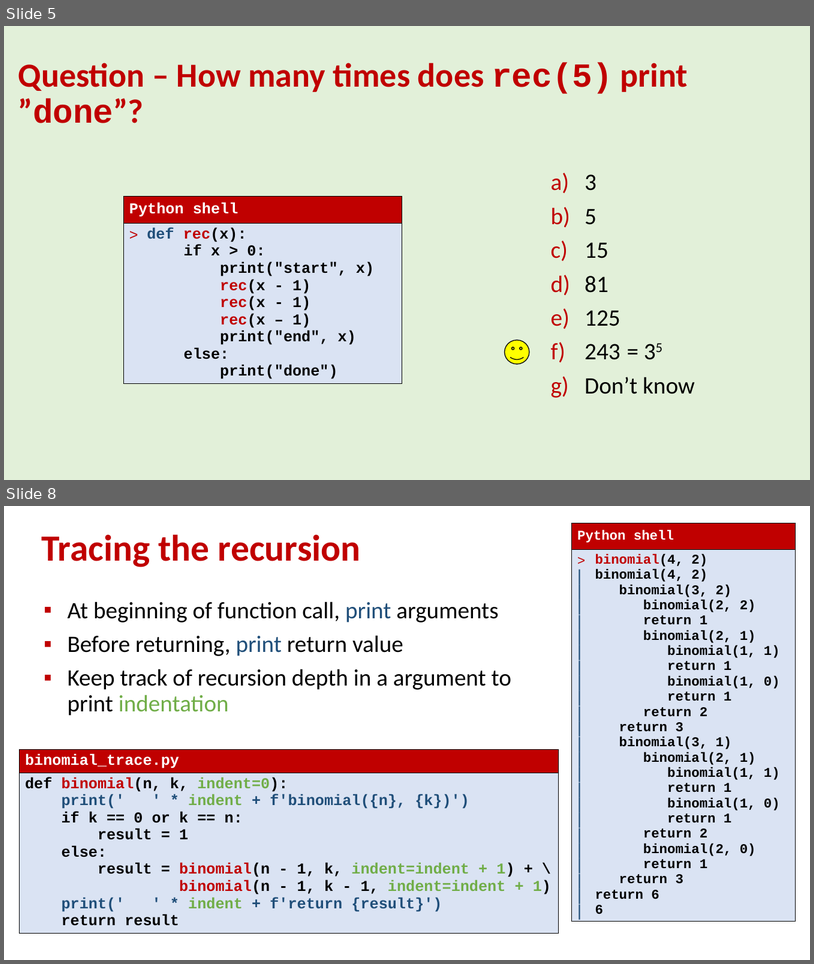
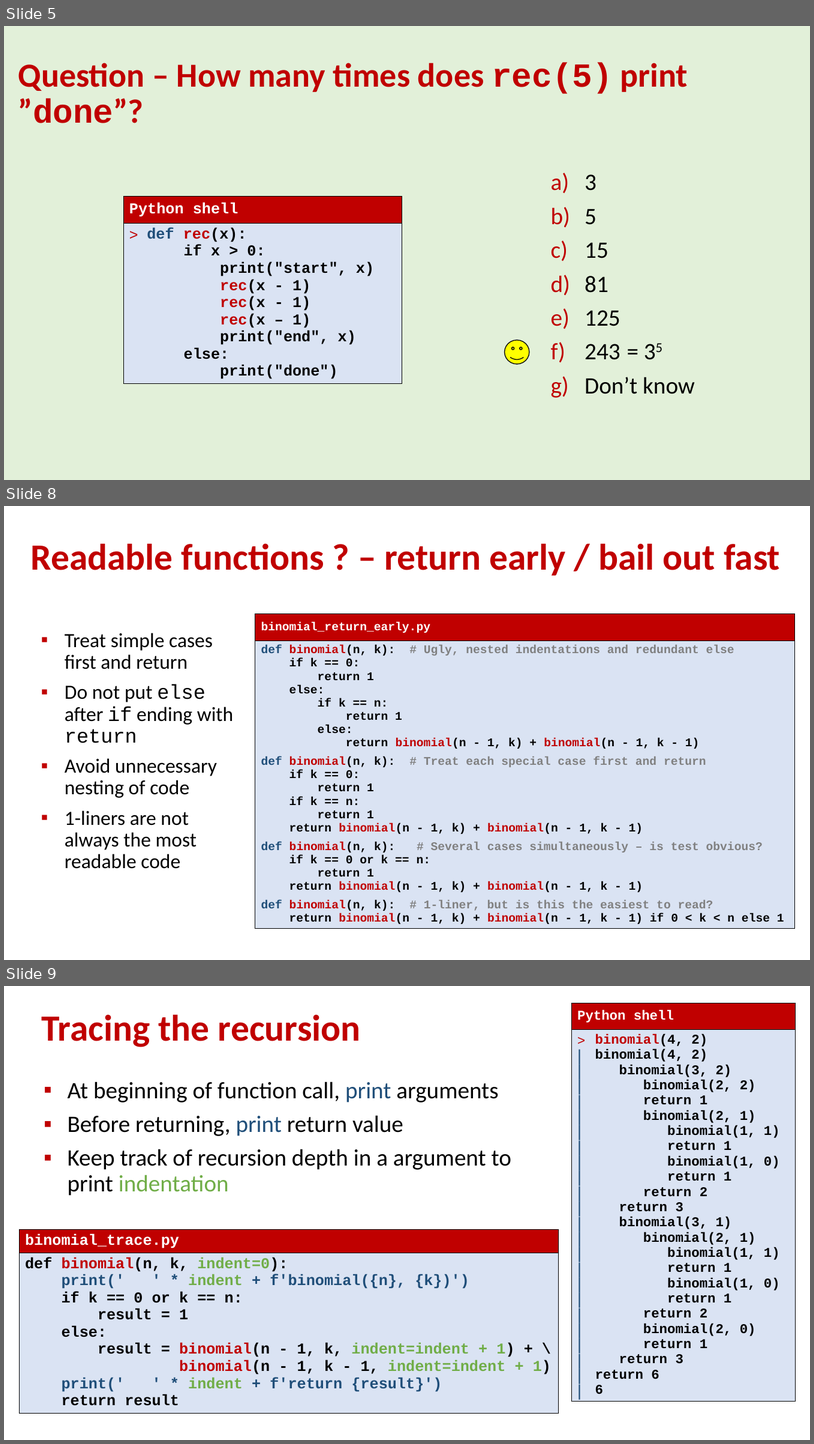
Before and after one commit to gsbrodal/gsbrodal.github.io, a slide deck: ipsa/slides/recursion.pptx. Shown one above the other, each under a label of ours: slides 5 and 8 before the commit, slides 5, 8 and 9 after it; the slides between them are not shown. The pictures are 814x964 and 814x1444 pixels, drawn with LibreOffice and Linux fonts; fonts in the diff are those of the drawing. Boxes give left, top, right and bottom in pixels: in the first picture for what was removed or moved away, otherwise in the second. Text is boxed around its words. In the diff, an @@ line names an element or a change of style, - is before the commit and + after.

Commit message:
bail out early

```diff
--- a/ipsa/slides/recursion.pptx
+++ b/ipsa/slides/recursion.pptx
@@ slide 8 added at box(4, 506, 810, 960), background #FFFFFF @@
@@ title added at box(30, 543, 780, 576), 44 pt, text #C00000, bold @@
+Readable functions ? – return early / bail out fast
@@ table added at box(255, 613, 795, 944), 2 rows, 1 columns @@
+binomial_return_early.py
+def binomial(n, k): # Ugly, nested indentations and redundant else / if k == 0: / return 1 / else: / if k == n: / return 1 / else: / return binomial(n - 1, k) + binomial(n - 1, k - 1) / def binomial(n, k): # Treat each special case first and return / if k == 0: / return 1 / if k == n: / return 1 / return binomial(n - 1, k) + binomial(n - 1, k - 1) / def binomial(n, k): # Several cases simultaneously – is test obvious? / if k == 0 or k == n: / return 1 / return binomial(n - 1, k) + binomial(n - 1, k - 1) / def binomial(n, k): # 1-liner, but is this the easiest to read? / return binomial(n - 1, k) + binomial(n - 1, k - 1) if 0 < k < n else 1
@@ text added at box(65, 633, 234, 868), 24 pt, text #000000 @@
+▪ Treat simple cases first and return
+▪ Do not put else after if ending with return
+▪ Avoid unnecessary nesting of code
+▪ 1-liners are not always the most readable code
@@ what was slide 8 is now slide 9 @@
```
Also in this commit, not shown: 3 slides changed, 1 slide removed, 3 other files.
